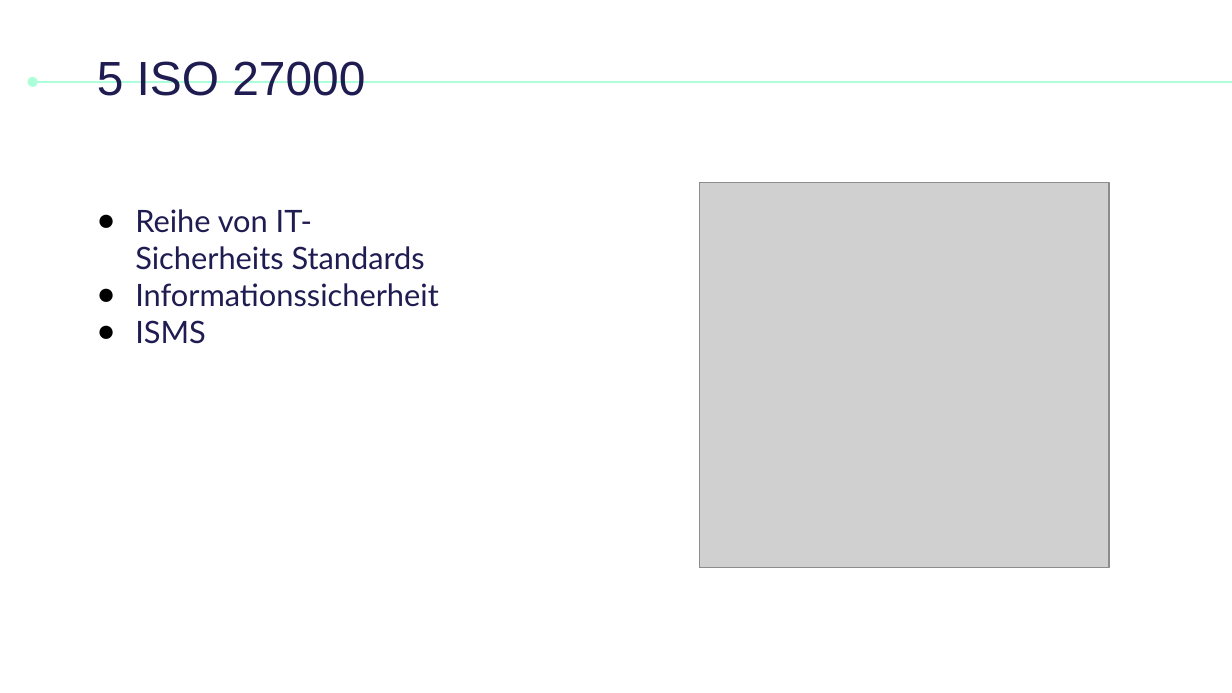
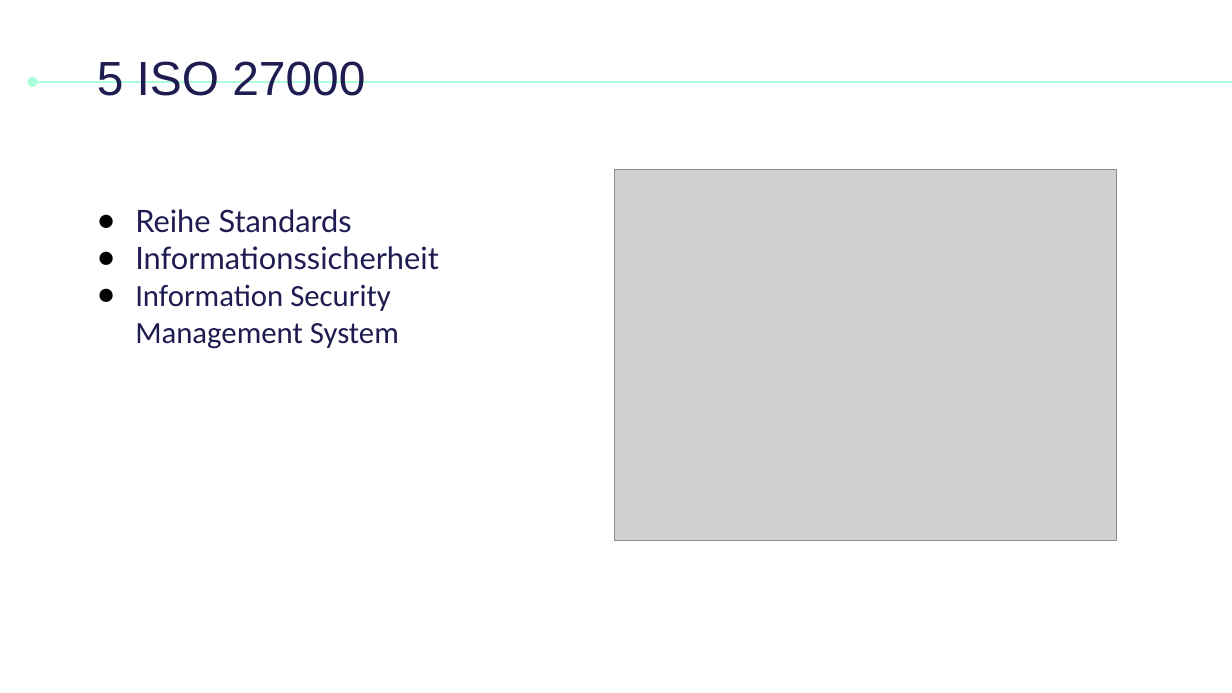
Before and after one commit to eliagarzi/m146-gruebigarzi, a slide deck: slide 7 of LB1/LB-1_Sicherheitim_WAN.pptx. Drawn at 1232x693 pixels with LibreOffice and Linux fonts; fonts in the diff are those of the drawing; grey boxes stand for pictures. Boxes give left, top, right and bottom in pixels: in the first picture for what was removed or moved away, otherwise in the second. Text is boxed around its words. In the diff, an @@ line names an element or a change of style, - is before the commit and + after.

```diff
--- a/LB1/LB-1_Sicherheitim_WAN.pptx
+++ b/LB1/LB-1_Sicherheitim_WAN.pptx
@@ picture: place and size @@
-picture at (700, 182, 1110, 568)
+picture at (615, 169, 1117, 540)
@@ text at (135, 209, 352, 233): text changed @@
-● Reihe von IT-Sicherheits Standards
+● Reihe Standards
@@ text at (135, 284, 399, 349): text changed; font Lato to Calibri @@
-● ISMS
+● Information Security Management System
```
Also in this commit, not shown: 2 other slides changed.
